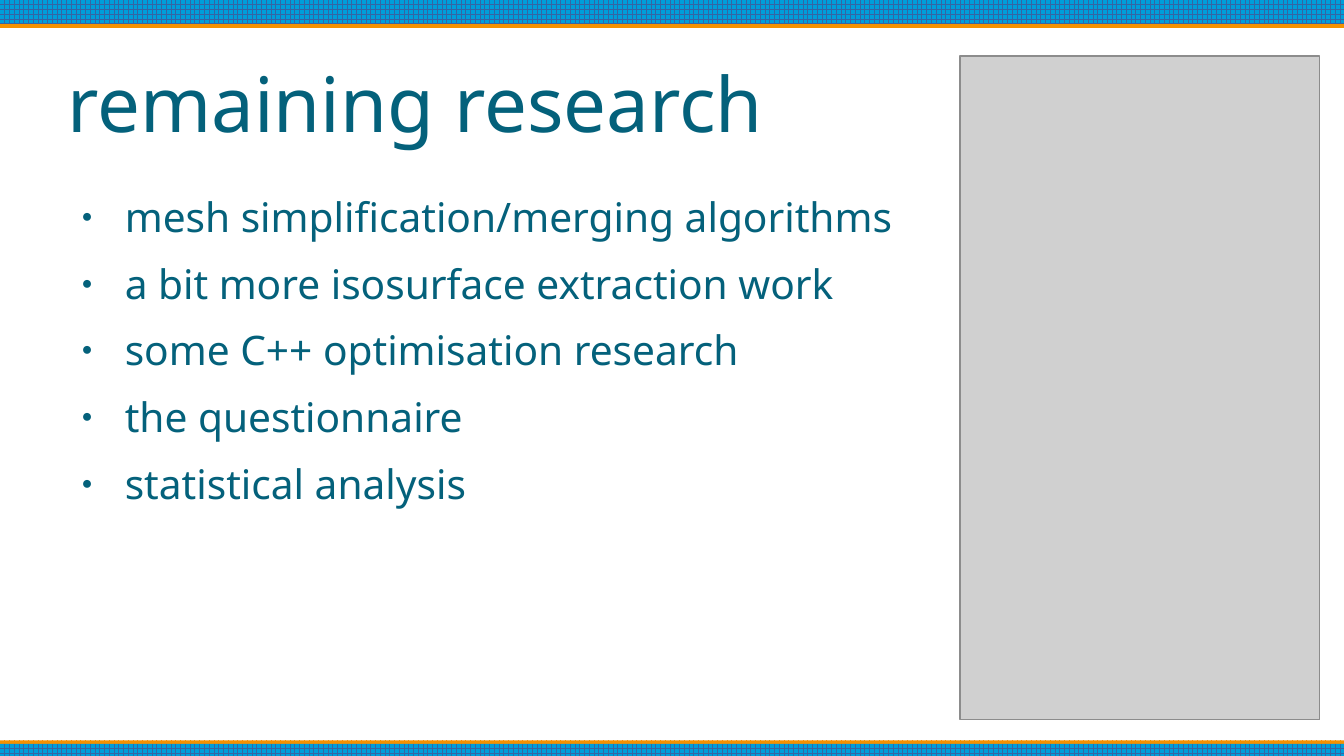
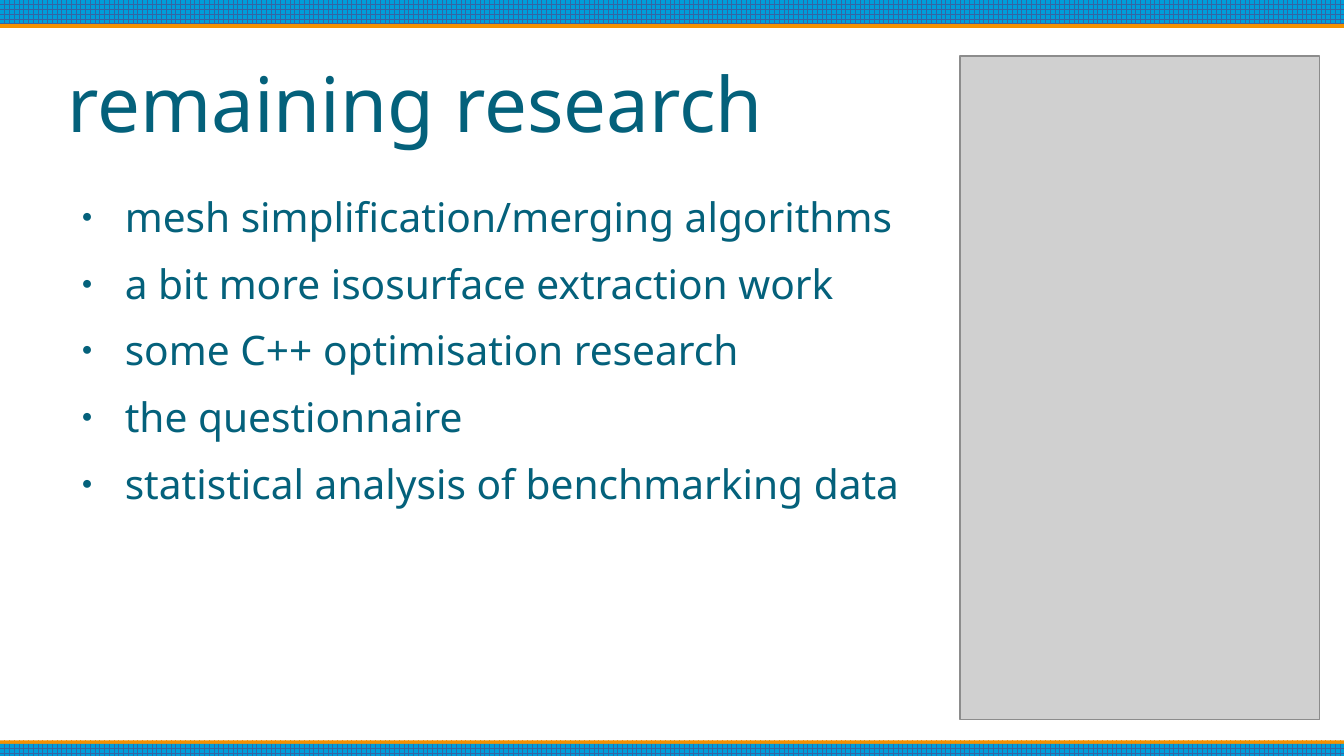
Before and after one commit to oculometric/marching-tetrahedra-fyp, a slide deck: slide 18 of doc/mid project review.odp. Drawn at 1344x756 pixels with LibreOffice and Linux fonts; fonts in the diff are those of the drawing; grey boxes stand for pictures. Boxes give left, top, right and bottom in pixels: in the first picture for what was removed or moved away, otherwise in the second. Text is boxed around its words. In the diff, an @@ line names an element or a change of style, - is before the commit and + after.

```diff
--- a/doc/mid project review.odp
+++ b/doc/mid project review.odp
@@ text at [125, 468, 899, 509]: text changed @@
-● statistical analysis
+● statistical analysis of benchmarking data
```
Also in this commit, not shown: 5 other slides changed, 1 slide added, 1 slide removed, 1 other file.
